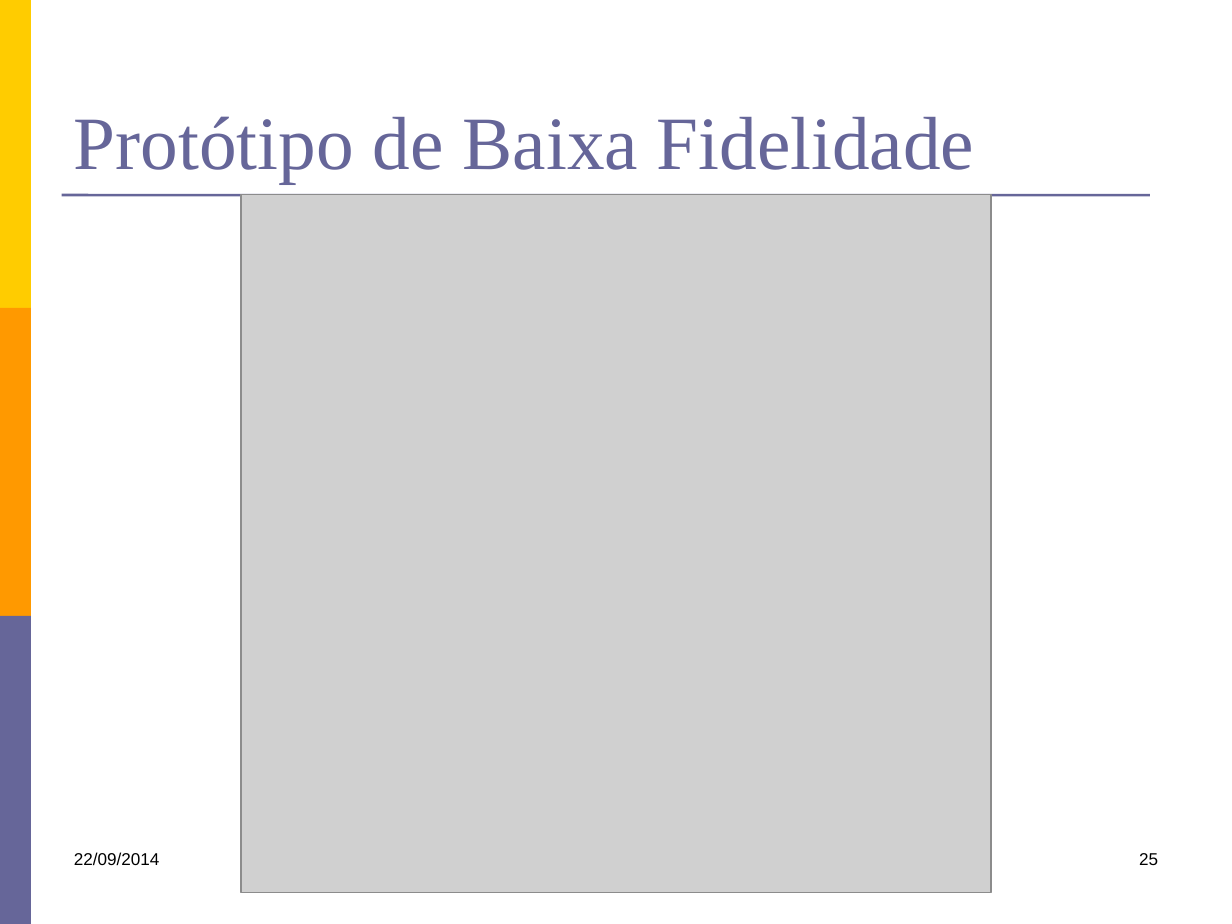
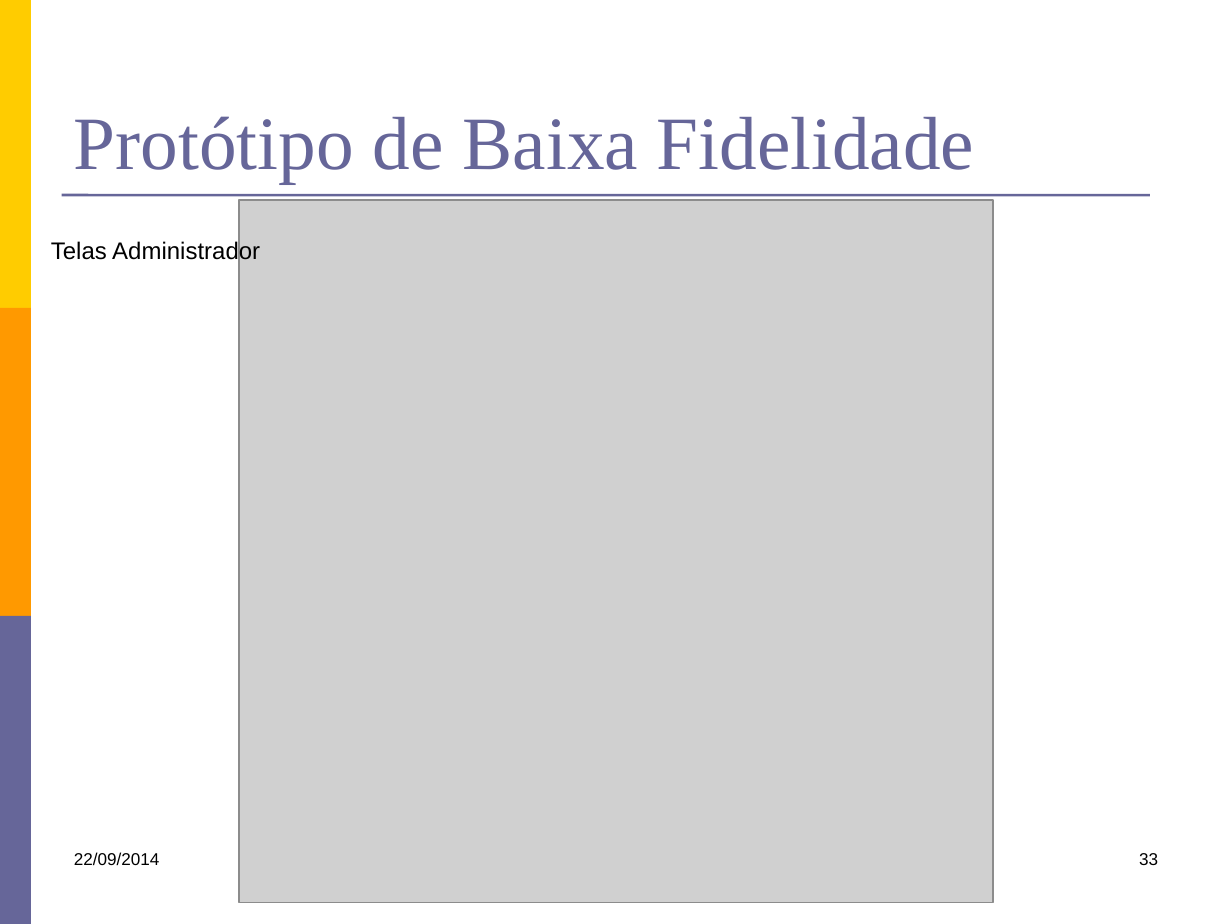
Before and after one commit to kokmz/TCCHUE, a slide deck: slide 33 of documentacao/G4_Apresentacao2sem2014.pptx (slide 25 before the commit). Drawn at 1232x924 pixels with LibreOffice and Linux fonts; fonts in the diff are those of the drawing; grey boxes stand for pictures. Boxes give left, top, right and bottom in pixels: in the first picture for what was removed or moved away, otherwise in the second. Text is boxed around its words. In the diff, an @@ line names an element or a change of style, - is before the commit and + after.

Commit message:
Atualização da parte dos protipos de baixa fidelidade.

```diff
--- a/documentacao/G4_Apresentacao2sem2014.pptx
+++ b/documentacao/G4_Apresentacao2sem2014.pptx
@@ picture: place and size @@
-picture at (241, 195, 992, 893)
+picture at (239, 200, 993, 902)
@@ text added at (51, 239, 260, 264), 14 pt, text #000000 @@
+Telas Administrador
@@ page number at (1139, 853, 1158, 865): text changed @@
-25
+33
```
Also in this commit, not shown: 16 other slides changed, 11 slides added.
